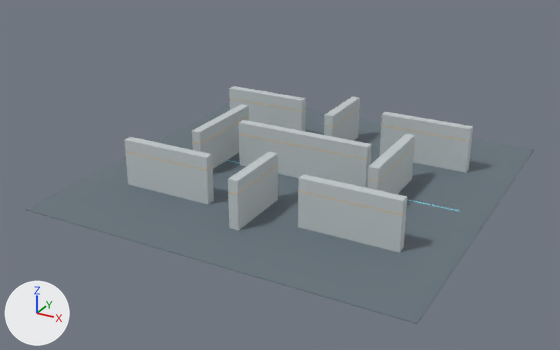
Renders of the Blender file assets/maps/maze/blender/01_world.blend from each side of a commit.
Both versions are drawn from a 50 mm camera at (69.1, -135.4, 67.0) aimed at (-2.0, -6.1, 2.4). Every picture has the same lights, and +X, +Y and +Z are marked at lower left. The older version comes first.

Names of what the first picture shows: 'world_00_body_nocol', 'world_00_floor_noshadow_nocol', 'world_01_body_nocol', 'world_01_floor_noshadow_nocol', 'world_10_body_nocol', 'world_10_floor_noshadow_nocol', 'world_11_body_nocol', 'world_11_floor_noshadow_nocol' and 3 more.
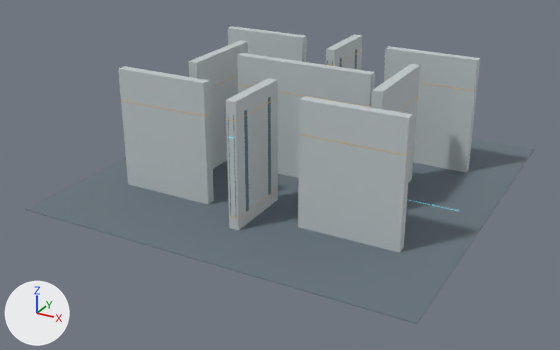
What changed in the scene script:
```text
Add mat_panel:
    mat_panel = principled_material('Panel')
    mat_panel.base_color = (0.11, 0.2, 0.24)  # cyan #5d7c86
    mat_panel.metallic = 0.05
    mat_panel.roughness = 0.72
Change me_world_00_body_nocol_mesh:
    used by ob_world_00_body_nocol; location = (0.0, 0.0, 0.0)
    remove me_world_00_body_nocol_mesh.from_pydata(...)  # 24 vertices, 12 faces; spans x -30.0..-10.0, y 19.0..21.0, z 0.0..10.0
    add me_world_00_body_nocol_mesh.from_pydata(...)  # 24 vertices, 12 faces; spans x -30.0..-10.0, y 19.0..21.0, z 0.0..24.9
    me_world_00_body_nocol_mesh part 1: the whole mesh is scaled about the mesh origin by (1, 1, 2.49)
Change me_world_01_body_nocol_mesh:
    used by ob_world_01_body_nocol; location = (0.0, 0.0, 0.0)
    remove me_world_01_body_nocol_mesh.from_pydata(...)  # 48 vertices, 24 faces; spans x -30.0..-10.0, y -21.0..10.0, z 0.0..10.0
    add me_world_01_body_nocol_mesh.from_pydata(...)  # 48 vertices, 24 faces; spans x -30.0..-10.0, y -21.0..10.0, z 0.0..24.9
    me_world_01_body_nocol_mesh part 2: the whole mesh is scaled about the mesh origin by (1, 1, 2.49)
Change me_world_10_body_nocol_mesh:
    used by ob_world_10_body_nocol; location = (0.0, 0.0, 0.0)
    remove me_world_10_body_nocol_mesh.from_pydata(...)  # 48 vertices, 24 faces; spans x -1.0..30.0, y 12.5..27.5, z 0.0..10.0
    add me_world_10_body_nocol_mesh.from_pydata(...)  # 48 vertices, 24 faces; spans x -1.0..30.0, y 12.5..27.5, z 0.0..24.9
    me_world_10_body_nocol_mesh part 3: the whole mesh is scaled about the mesh origin by (1, 1, 2.49)
Change me_world_11_body_nocol_mesh:
    used by ob_world_11_body_nocol; location = (0.0, 0.0, 0.0)
    remove me_world_11_body_nocol_mesh.from_pydata(...)  # 96 vertices, 48 faces; spans x -15.0..30.0, y -27.5..10.0, z 0.0..10.0
    add me_world_11_body_nocol_mesh.from_pydata(...)  # 96 vertices, 48 faces; spans x -15.0..30.0, y -27.5..10.0, z 0.0..24.9
    me_world_11_body_nocol_mesh part 4: the whole mesh is scaled about the mesh origin by (1, 1, 2.49)
Add me_world_11_panel_nocol_mesh:
    me_world_11_panel_nocol_mesh.from_pydata(...)  # 64 vertices, 48 faces; spans x -1.0..1.0, y -27.5..-12.5, z 2.5..22.4
    me_world_11_panel_nocol_mesh.materials.append(mat_panel)  # cyan #5d7c86
Add ob_world_11_panel_noshadow_nocol:
    ob_world_11_panel_noshadow_nocol = bpy.data.objects.new('world_11_panel_noshadow_nocol', me_world_11_panel_nocol_mesh)
    ob_world_11_panel_noshadow_nocol.location = (0.0, 0.0, 0.0)
```

Location of each change, [x1, y1, x2, y2] in pixels of the pictures (560 x 350 px):
'world_11_body_nocol', rescaled (50% taller)
    before: [228, 120, 415, 253]
    after: [226, 53, 420, 253]
'world_01_body_nocol', rescaled (63% taller)
    before: [124, 104, 249, 204]
    after: [118, 40, 248, 204]
'world_10_body_nocol', rescaled (82% taller)
    before: [324, 97, 473, 173]
    after: [326, 34, 480, 173]
'world_00_body_nocol', rescaled
    before: [229, 86, 306, 131]
    after: [228, 26, 307, 62]
'world_11_panel_noshadow_nocol', added
    after: [228, 96, 271, 213]
'world_00_floor_noshadow_nocol', unchanged, covered by the edit
    before: [156, 103, 374, 163]
